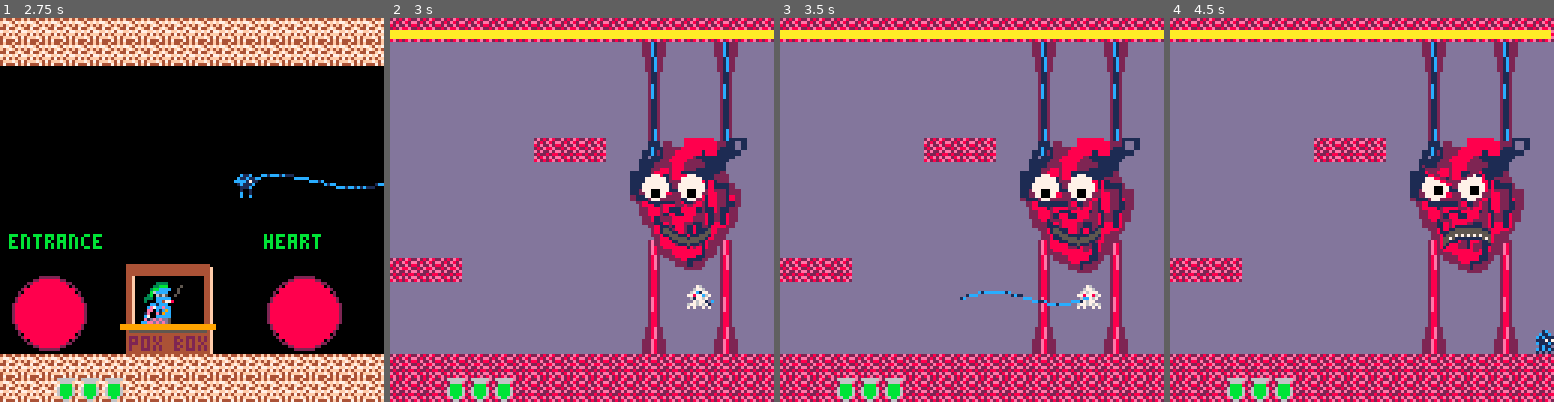
Above: before the commit, frames 1-4 (left to right).
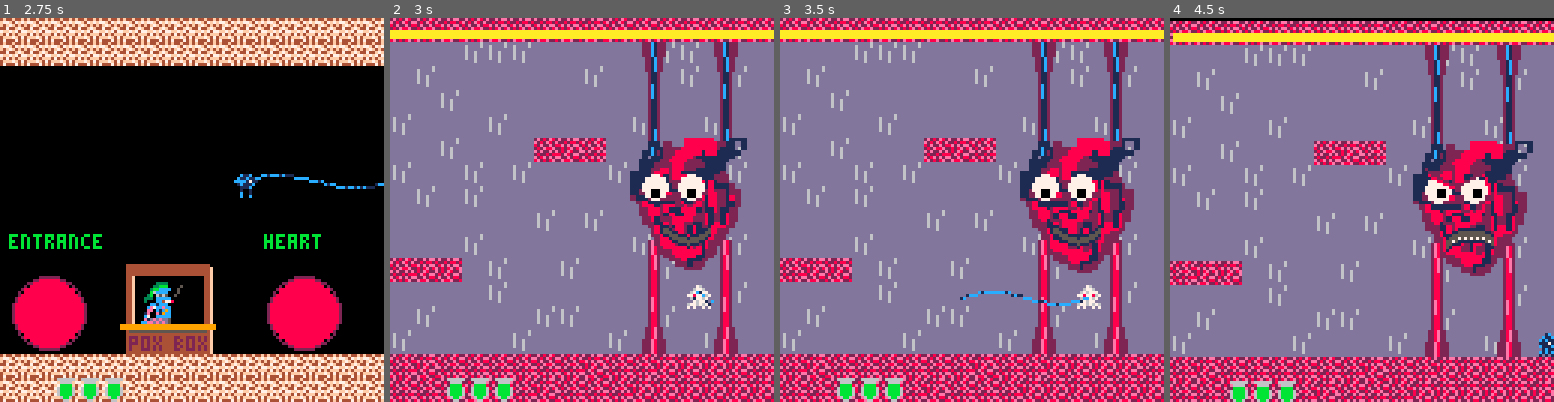
Above: after the commit, the same moments.

Repository: Von-dy/Game_Design_Final_Project
Game: PICO-8 cartridge current_build.p8
Same seed, same stepped clock (60 frames per second), same inputs: the game is played once before the commit and once after it.
Inputs:
- Up to frame 1 (2.75 s): tap X (X key) at 0.33, 1.07, 1.85 s; tap O (Z key) at 0.7, 1.7, 2.1, 2.5 s; hold Right 1.6-2.1 s; hold Up 2.15-2.42 s; hold Right from 2.47 s (still down)
- Up to frame 2 (3 s): keep holding Right; tap O (Z key) at 2.9 s; tap X (X key) at 2.97 s
- Up to frame 3 (3.5 s): release Right at 3.03 s; hold Left from 3.08 s (still down); tap O (Z key) at 3.3 s
- Up to frame 4 (4.5 s): release Left at 3.58 s; hold Down 3.63-3.97 s; tap O (Z key) at 3.7, 4.1 s; hold Right from 4.02 s (still down); tap X (X key) at 4.08 s

Frame 1 is identical in both runs. In frame 2, 7.7% of the frame differs, in the area x 0-100%, y 0-100%; in frame 3, 7.7%; in frame 4, 27%.

Commit message:
Added stomach boss
Prettified some things

Diff:
--- a/current_build.p8
+++ b/current_build.p8
@@ -211,7 +211,7 @@
  --check valve hp
  for v in all(boss.valves) do
   if v.hp<30 then s=1 end
-  if v.hp<=0 then del(boss.valves,v) end
+  if v.hp<=0 then del(boss.valves,v) game.screenshake=40 end
  end
 
  if #boss.valves<3 then s=2 end
@@ -678,8 +678,6 @@
 
  --down
  if btn(3,n) then
-  --temporary: screenshake
-  game.screenshake=5
   --crouch
   state=2
   --crawl (feel free to delete, just set dx=0)
@@ -928,7 +926,10 @@
  end
  move_bullets()
  --if phase change
- if s~=boss.state then music_player(boss,boss.state) end
+ if s~=boss.state then
+  if s==0 then game.screenshake=60 end
+  music_player(boss,boss.state)
+ end
  if boss.hitcooldown>0 then
   boss.hitcooldown-=1
  end
@@ -1550,14 +1551,14 @@
 7777ffff28228288e222222eddddddddf474f4fff8f8e8f81181888182222228ffff9fffbfff9ff37777777766666666ffff9ffffeeeeeffffffffff99999999
 7777ffffe28e2e2e2e2222e2dddddddd4fff7f478e8f8fe81181181128222282faffff9ffbffff3f7777777766666666faffff9feeefeeeeffffffff99999999
 7777ffff8e2828e222eeee22dddddddd4744474fe8fe8e8f1811188122888822afffffffafbbbbff7777777766666666afffffffeeffeeeeffffffff99999999
-00000000000000000000000000000000000000000000000000000000000000000000000000000000000000000000000000000000000000000000000000000000
-00000000000000000000000000000000000000000000000000000000000000000000000000000000000000000000000000000000000000000000000000000000
-00000000000000000000000000000000000000000000000000000000000000000000000000000000000000000000000000000000000000000000000000000000
-00000000000000000000000000000000000000000000000000000000000000000000000000000000000000000000000000000000000000000000000000000000
-00000000000000000000000000000000000000000000000000000000000000000000000000000000000000000000000000000000000000000000000000000000
-00000000000000000000000000000000000000000000000000000000000000000000000000000000000000000000000000000000000000000000000000000000
-00000000000000000000000000000000000000000000000000000000000000000000000000000000000000000000000000000000000000000000000000000000
-00000000000000000000000000000000000000000000000000000000000000000000000000000000000000000000000000000000000000000000000000000000
+dddddd6d000000000000000000000000000000000000000000000000000000000000000000000000000000000000000000000000000000000000000000000000
+d6dddd6d000000000000000000000000000000000000000000000000000000000000000000000000000000000000000000000000000000000000000000000000
+d6dddddd000000000000000000000000000000000000000000000000000000000000000000000000000000000000000000000000000000000000000000000000
+d6dd6ddd000000000000000000000000000000000000000000000000000000000000000000000000000000000000000000000000000000000000000000000000
+d6dd6ddd000000000000000000000000000000000000000000000000000000000000000000000000000000000000000000000000000000000000000000000000
+d6dd6ddd000000000000000000000000000000000000000000000000000000000000000000000000000000000000000000000000000000000000000000000000
+dddd6ddd000000000000000000000000000000000000000000000000000000000000000000000000000000000000000000000000000000000000000000000000
+dddddddd000000000000000000000000000000000000000000000000000000000000000000000000000000000000000000000000000000000000000000000000
 22eeee2222888822ff3333fffffff33fffff7777ffffffffeeeeffeeffffffff00000000000000000000000000000000ffffffffffffffffffffffffffffffff
 2e2277e228227782fbfa773ffffabf73ffff7777fffaffffeeeefeeeffffffff00000000000000000000000000000000ffff55ffffff55ffffffffffffffffff
 e222277e82222778b9fff773f9ffbaf3ffff7777f9fffafffeefffefffffffff00000000000000000000000000000000ff559955ff559955ffffffffffffffff
@@ -1566,14 +1567,14 @@
 e222222e82222228bfff9ff3ffff9fff7777ffffffff9ffffeeeeeffffffffff00000000000000000000000000000000ffff55ffffff55ffffffffffffffffff
 2e2222e228222282fbffff3ffaffff9f7777fffffaffff9feeefeeeeffffffff00000000000000000000000000000006ffffffffffffffffffffffffffffffff
 22eeee2222888822afbbbbffafffffff7777ffffafffffffeeffeeeeffffffff00000000000000000000000066666666f555f555f555f555ffffffffffffffff
-2e282e824f44f44fef8e8f8f8111181166666666000000000000000000000000000000000000000006666666666666665999599959995999ffffffffffffffff
-e282e82ef77f47f7f8ff88e8181818886666666600000000000000000000000000000000006666666677767766666666f555f555f555f555ffffffffffffffff
-82e22e28f4f7f4f48ef8e88f188888116666666600000000000000000000000000000000666766777677767677666666ffffffffffffffffffffffffffffffff
-282e88e244744f7ff88efef8111811116666666600000000000000000000000000000000666767776677667677666666ffff55ffffff55ffffffffffffffffff
-e2e22e2e7ff7f747efef888e888811886666666600000000000000000000000000000000066666666777667677666600ff559955ff559955ffffffffffffffff
-28228288f474f4fff8f8e8f81181888166666666000000000000000000000000000000000000666667766776666600005599999955999999ffffffffffffffff
-e28e2e2e4fff7f478e8f8fe8118118116666666600000000000000000000000000000000000000006666666666000000ff559955ff559955ffffffffffffffff
-8e2828e24744474fe8fe8e8f181118816666666600000000000000000000000000000000000000000000000000000000ffff55ffffff55ffffffffffffffffff
+e22e2ee24f44f44fef8e8f8f8111181166666666000000000000000000000000000000000000000006666666666666665999599959995999ffffffffffffffff
+22828828f77f47f7f8ff88e8181818886666666600000000000000000000000000000000006666666677767766666666f555f555f555f555ffffffffffffffff
+8e2e2ee2f4f7f4f48ef8e88f188888116666666600000000000000000000000000000000666766777677767677666666ffffffffffffffffffffffffffffffff
+2828e28e44744f7ff88efef8111811116666666600000000000000000000000000000000666767776677667677666666ffff55ffffff55ffffffffffffffffff
+282e822e7ff7f747efef888e888811886666666600000000000000000000000000000000066666666777667677666600ff559955ff559955ffffffffffffffff
+82e82ee2f474f4fff8f8e8f81181888166666666000000000000000000000000000000000000666667766776666600005599999955999999ffffffffffffffff
+e22e28824fff7f478e8f8fe8118118116666666600000000000000000000000000000000000000006666666666000000ff559955ff559955ffffffffffffffff
+2e88e2284744474fe8fe8e8f181118816666666600000000000000000000000000000000000000000000000000000000ffff55ffffff55ffffffffffffffffff
 00000000000000008888888000011110000000000000222222222220000000000000000000000000000000000000000000000000000000000000000000000000
 0000000111022000888888882201001000000000000022eee2222222220000000000000000000000000000000000000000000000000000000000000000000000
 0000000101122228888888882111001000000000000022eeeeeee888822000000000000111110000000011110000000000000000000000000000000000000000
@@ -1772,22 +1773,22 @@
 0000000000000000000000000000000000000000000000000000000000000000000000000000000000000000000000000000000000000000000000000000000000010100010101011010000010010001000000000000000000000000000000000101101000100100000000000000000001010101000000000000000000000000
 0000000000000000000000000000000000000000000000000000000000000000000000000000000000000000000000000000000000000000000000000000000000000000000000000000000000000000000000000000000000000000000000000000000000000000000000000000000000000000000000000000000000000000
 __map__
-2929292929292929292929292929292940404040404040404040404040404040414141414141414141414141414141414444444444444444444444444444444400000000000000000000000000000000000000000000000000000000000000000000000000000000000000000000000000000000000000000000000000000000
-2929292929292929292929292929292940404040404040404040404040404040434343434343434343434343434343436e6f6e6f6e6f6e6f6e6f6e6f6e6f6e6f00000000000000000000000000000000000000000000000000000000000000000000000000000000000000000000000000000000000000000000000000000000
-2929292929292929292929292929292940404040404040404040404040404040434343434343434343434343434343437e7f7e7f7e7f7e7f7e7f7e7f7e7f7e7f00000000000000000000000000000000000000000000000000000000000000000000000000000000000000000000000000000000000000000000000000000000
-2929292929292929292929292929292940404040404040404040404040404040434343434343434343434343434343436c6d6c6d6c6d6c6d6c6d6c6d6c6d6c6d00000000000000000000000000000000000000000000000000000000000000000000000000000000000000000000000000000000000000000000000000000000
-2929292929292929292929292929292940404040404040404040404040404040434343434343434343434343434343437c7d7c7d7c7d7c7d7c7d7c7d7c7d7c7d00000000000000000000000000000000000000000000000000000000000000000000000000000000000000000000000000000000000000000000000000000000
-2929292929292929292929292929292940404040404040404040404040404040434343434343414141434343434343436e6f6e6f6e6f6e6f6e6f6e6f6e6f6e6f00000000000000000000000000000000000000000000000000000000000000000000000000000000000000000000000000000000000000000000000000000000
-2929292929292929292929292929292940404040404040404040404040404040434343434343434343434343434343437e7f7e7f7e7f7e7f7e7f7e7f7e7f7e7f00000000000000000000000000000000000000000000000000000000000000000000000000000000000000000000000000000000000000000000000000000000
-2929292929292929292929292929292940404040404040404040404040404040434343434343434343434343434343436e6f6e6f6e6f6e6f6e6f6e6f6e6f6e6f00000000000000000000000000000000000000000000000000000000000000000000000000000000000000000000000000000000000000000000000000000000
-2929292929292929292929292929292940404040404040404040404040404040434343434343434343434343434343437e7f7e7f7e7f7e7f7e7f7e7f7e7f7e7f00000000000000000000000000000000000000000000000000000000000000000000000000000000000000000000000000000000000000000000000000000000
-2929292929292929292929292929292940404040404040404040404040404040434343434343434343434343434343436c6d6c6d6c6d6c6d6c6d6c6d6c6d6c6d00000000000000000000000000000000000000000000000000000000000000000000000000000000000000000000000000000000000000000000000000000000
-2929292929292929292929292929292940404040404040404040404040404040414141434343434343434343434343437c7d7c7d7c7d7c7d7c7d7c7d7c7d7c7d00000000000000000000000000000000000000000000000000000000000000000000000000000000000000000000000000000000000000000000000000000000
-2929292929292929292929292929292940404040404040404040404040404040434343434343434343434343434343436e6f6e6f6e6f6e6f6e6f6e6f6e6f6e6f00000000000000000000000000000000000000000000000000000000000000000000000000000000000000000000000000000000000000000000000000000000
-2929292929292929292929292929292940404040404040404040404040404040434343434343434343434343434343437e7f7e7f7e7f7e7f7e7f7e7f7e7f7e7f00000000000000000000000000000000000000000000000000000000000000000000000000000000000000000000000000000000000000000000000000000000
-2929292929292929292929292929292940404040404040404040404040404040434343434343434343434343434343434e4e4e6e6e6e6e4e4e4e4e6e6e6e4e4e00000000000000000000000000000000000000000000000000000000000000000000000000000000000000000000000000000000000000000000000000000000
-2929292929292929292929292929292940404040404040404040404040404040414141414141414141414141414141414f4f4f494949494f4f4f4f4949494f4f00000000000000000000000000000000000000000000000000000000000000000000000000000000000000000000000000000000000000000000000000000000
-2929292929292929292929292929292940404040404040404040404040404040414141414141414141414141414141414f4f4f4f4f4f4f4f4f4f4f4f4f4f4f4f00000000000000000000000000000000000000000000000000000000000000000000000000000000000000000000000000000000000000000000000000000000
+2929292929292929292929292929292940404040404040404040404040404040414170417070707070414141704170414444444444444444444444444444444400000000000000000000000000000000000000000000000000000000000000000000000000000000000000000000000000000000000000000000000000000000
+2929292929292929292929292929292940404040404040404040404040404040434343505050434343434350504343436e6f6e6f6e6f6e6f6e6f6e6f6e6f6e6f00000000000000000000000000000000000000000000000000000000000000000000000000000000000000000000000000000000000000000000000000000000
+2929292929292929292929292929292940404040404040404040404040404040435043434343434350434343504350437e7f7e7f7e7f7e7f7e7f7e7f7e7f7e7f00000000000000000000000000000000000000000000000000000000000000000000000000000000000000000000000000000000000000000000000000000000
+2929292929292929292929292929292940404040404040404040404040404040434350434343434343434343434343436c6d6c6d6c6d6c6d6c6d6c6d6c6d6c6d00000000000000000000000000000000000000000000000000000000000000000000000000000000000000000000000000000000000000000000000000000000
+2929292929292929292929292929292940404040404040404040404040404040504343435043434343435043435043437c7d7c7d7c7d7c7d7c7d7c7d7c7d7c7d00000000000000000000000000000000000000000000000000000000000000000000000000000000000000000000000000000000000000000000000000000000
+2929292929292929292929292929292940404040404040404040404040404040434350434343417041434343435050436e6f6e6f6e6f6e6f6e6f6e6f6e6f6e6f00000000000000000000000000000000000000000000000000000000000000000000000000000000000000000000000000000000000000000000000000000000
+2929292929292929292929292929292940404040404040404040404040404040504343504350434343504343504350437e7f7e7f7e7f7e7f7e7f7e7f7e7f7e7f00000000000000000000000000000000000000000000000000000000000000000000000000000000000000000000000000000000000000000000000000000000
+2929292929292929292929292929292940404040404040404040404040404040435043504343434343434343434343436e6f6e6f6e6f6e6f6e6f6e6f6e6f6e6f00000000000000000000000000000000000000000000000000000000000000000000000000000000000000000000000000000000000000000000000000000000
+2929292929292929292929292929292940404040404040404040404040404040434343434343504350434343434343437e7f7e7f7e7f7e7f7e7f7e7f7e7f7e7f00000000000000000000000000000000000000000000000000000000000000000000000000000000000000000000000000000000000000000000000000000000
+2929292929292929292929292929292940404040404040404040404040404040434343504343434343435043434350436c6d6c6d6c6d6c6d6c6d6c6d6c6d6c6d00000000000000000000000000000000000000000000000000000000000000000000000000000000000000000000000000000000000000000000000000000000
+2929292929292929292929292929292940404040404040404040404040404040417070435043435043434350434343437c7d7c7d7c7d7c7d7c7d7c7d7c7d7c7d00000000000000000000000000000000000000000000000000000000000000000000000000000000000000000000000000000000000000000000000000000000
+2929292929292929292929292929292940404040404040404040404040404040434343435043434343434343434350436e6f6e6f6e6f6e6f6e6f6e6f6e6f6e6f00000000000000000000000000000000000000000000000000000000000000000000000000000000000000000000000000000000000000000000000000000000
+2929292929292929292929292929292940404040404040404040404040404040435043434343505043434350434343437e7f7e7f7e7f7e7f7e7f7e7f7e7f7e7f00000000000000000000000000000000000000000000000000000000000000000000000000000000000000000000000000000000000000000000000000000000
+2929292929292929292929292929292940404040404040404040404040404040504343434350434343504343435043434e4e4e6e6e6e6e4e4e4e4e6e6e6e4e4e00000000000000000000000000000000000000000000000000000000000000000000000000000000000000000000000000000000000000000000000000000000
+2929292929292929292929292929292940404040404040404040404040404040417041414141414170414170707070414f4f4f494949494f4f4f4f4949494f4f00000000000000000000000000000000000000000000000000000000000000000000000000000000000000000000000000000000000000000000000000000000
+2929292929292929292929292929292940404040404040404040404040404040414141704141704141417070707070704f4f4f4f4f4f4f4f4f4f4f4f4f4f4f4f00000000000000000000000000000000000000000000000000000000000000000000000000000000000000000000000000000000000000000000000000000000
 414141414141414141414141414141414a4a4a4a4a4a4a4a4a4a4a4a4a4a4a4a444444444444444444444444444444440000000000000000000000000000000000000000000000000000000000000000000000000000000000000000000000000000000000000000000000000000000000000000000000000000000000000000
 434343434343434343434343434343434a4a4a4a4a4a4a4a4a4a4a4a4a4a4a4a444444444444444444444444444444440000000000000000000000000000000000000000000000000000000000000000000000000000000000000000000000000000000000000000000000000000000000000000000000000000000000000000
 434343434343434343434343434343434a4a4a4a4a4a4a4a4a4a4a4a4a4a4a4a530000000000000000000000000000000000000000000000000000000000000000000000000000000000000000000000000000000000000000000000000000000000000000000000000000000000000000000000000000000000000000000000
Not shown, changed: the music (__music__) section of current_build.p8
Not shown, changed: the sound effects (__sfx__) section of current_build.p8
